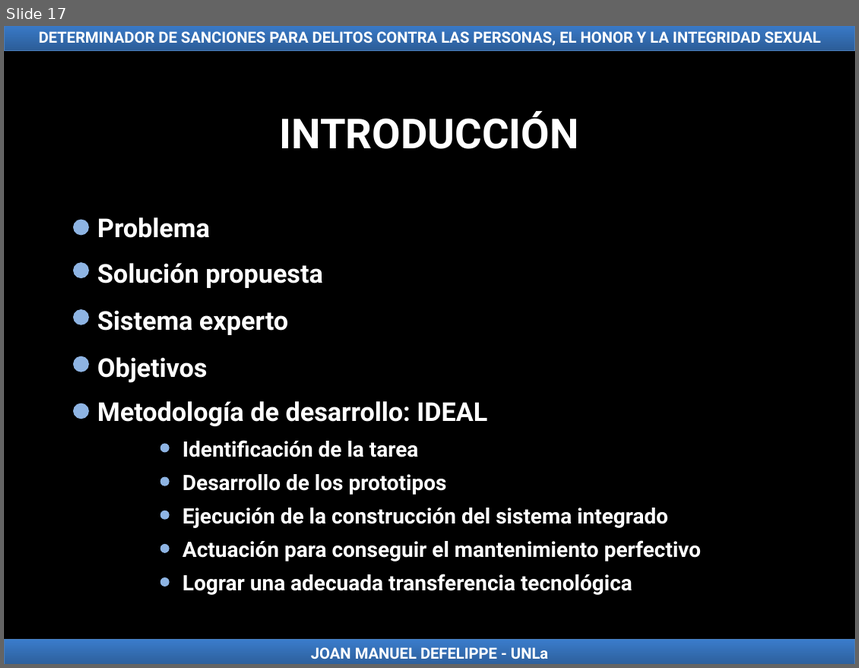
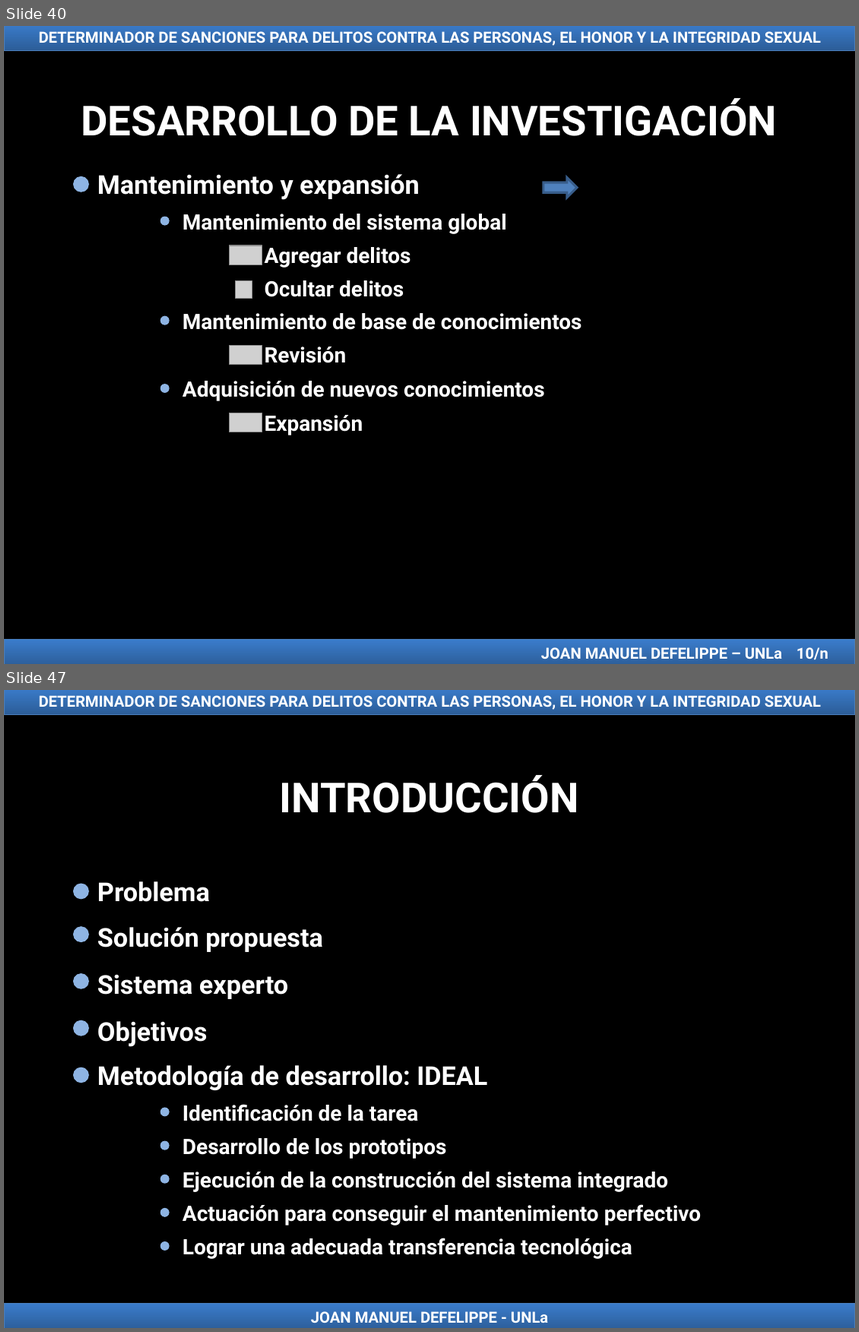
Before and after one commit to jmdefelippe/TFI_LicenciaturaEnSistemas, a slide deck: TFI Presentación Joan Manuel Defelippe.ppt. Shown one above the other, each under a label of ours: slide 17 before the commit, slides 40 and 47 after it; the slides between them are not shown. The pictures are 859x668 and 859x1332 pixels, drawn with LibreOffice and Linux fonts; fonts in the diff are those of the drawing; grey boxes stand for pictures. Boxes give left, top, right and bottom in pixels: in the first picture for what was removed or moved away, otherwise in the second. Text is boxed around its words. In the diff, an @@ line names an element or a change of style, - is before the commit and + after.

```diff
--- a/TFI Presentación Joan Manuel Defelippe.ppt
+++ b/TFI Presentación Joan Manuel Defelippe.ppt
@@ slide 40 added at [4,26,855,664], background #000000 @@
@@ rectangle added at [4,26,855,50], fill gradient #2C5D98 to #3A7CCB, outline #4A7EBB 0.74 pt, 13 pt, text #FFFFFF, bold @@
+DETERMINADOR DE SANCIONES PARA DELITOS CONTRA LAS PERSONAS, EL HONOR Y LA INTEGRIDAD SEXUAL
@@ text added at [82,98,777,136], 35 pt, text #FFFFFF, bold @@
+DESARROLLO DE LA INVESTIGACIÓN
@@ ellipse added at [75,177,88,191], fill #8EB4E3, outline #8EB4E3 2.01 pt @@
@@ text added at [97,174,420,200], 22 pt, text #FFFFFF, bold @@
+Mantenimiento y expansión
@@ right arrow added at [544,177,577,198], fill #4F81BD, outline #385D8A 2.01 pt @@
@@ ellipse added at [161,218,168,224], fill #8EB4E3, outline #8EB4E3 2.01 pt @@
@@ text added at [183,214,506,234], 18 pt, text #FFFFFF, bold @@
+Mantenimiento del sistema global
@@ picture added at [229,246,262,265] @@
@@ text added at [265,247,411,268], 18 pt, text #FFFFFF, bold @@
+Agregar delitos
@@ picture added at [236,281,253,298] @@
@@ text added at [265,281,404,297], 18 pt, text #FFFFFF, bold @@
+Ocultar delitos
@@ ellipse added at [161,317,168,324], fill #8EB4E3, outline #8EB4E3 2.01 pt @@
@@ text added at [183,313,582,330], 18 pt, text #FFFFFF, bold @@
+Mantenimiento de base de conocimientos
@@ picture added at [229,345,262,365] @@
@@ text added at [265,347,347,363], 18 pt, text #FFFFFF, bold @@
+Revisión
@@ ellipse added at [161,385,168,392], fill #8EB4E3, outline #8EB4E3 2.01 pt @@
@@ text added at [183,381,545,401], 18 pt, text #FFFFFF, bold @@
+Adquisición de nuevos conocimientos
@@ picture added at [229,414,262,433] @@
@@ text added at [265,415,363,436], 18 pt, text #FFFFFF, bold @@
+Expansión
@@ rectangle added at [4,640,855,664], fill gradient #2C5D98 to #3A7CCB, outline #4A7EBB 0.74 pt, 13 pt, text #FFFFFF, bold @@
+JOAN MANUEL DEFELIPPE – UNLa 10/n
@@ what was slide 17 is now slide 47 @@
```
Also in this commit, not shown: 15 slides changed, 29 other slides added.
